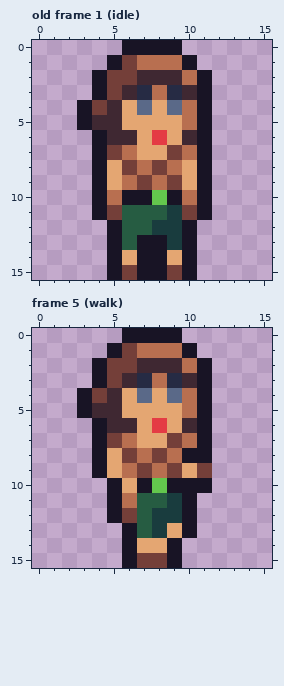
A pixel-art file gets an edit: assets/ase/hero.aseprite. Above, as it was before the edit.
16x16 pixels, 5 frames. Shown: old frame 1 (idle), frame 5 (walk). The commit also changed other frames, which this record leaves out.
After:
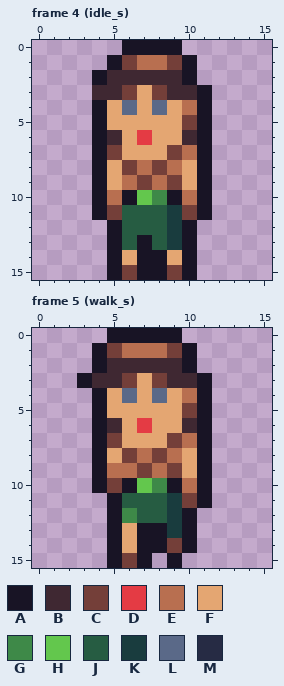
Palette (. is transparent): A #181425  B #3f2832  C #743f39  D #e43b44  E #b86f50  F #e4a672  G #3e8948  H #63c74d  J #265c42  K #193c3e  L #5a6988  M #262b44
A new or re-ordered frame is compared with the old frame closest to it.
Difference:
frames re-ordered
Frame 4 (idle_s) against old frame 1 (idle), layers "outline", "head", "shorts":
y 1: x 9 E -> C
y 2: x 5..6 CC -> BB; x 10..11 EA -> A.
y 3: x 4..9 ACBMEM -> BBCFCB
y 4: x 3..9 ACBFLFL -> .AFLFLF
y 5: x 3..5 ABB -> .AF; x 10 E -> C
y 6: x 6..8 BFD -> FDF
y 7: x 6 E -> F
y 10: x 7..8 AH -> HG
y 12: x 8 K -> J
y 13: x 8 A -> J
Frame 5 (walk_s):
y 0: x 5 . -> A
y 1: x 4..6 .AC -> ACE; x 9 E -> C
y 2: x 5..6 CC -> BB; x 10..11 EA -> A.
y 3: x 3..9 .ACBMEM -> ABBCFCB
y 4: x 3..9 ACBFLFL -> .AFLFLF
y 5: x 3..5 ABB -> .AF; x 10 E -> C
y 6: x 6..8 BFD -> FDF
y 7: x 6 E -> F
y 8: x 10 A -> F
y 9: x 5 F -> E; x 11 C -> A
y 10: x 4..8 .AFAH -> ACAHG; x 10 A -> E
y 11: x 6 E -> J; x 10..11 A. -> CA
y 12: x 6 C -> G; x 8 K -> J
y 13: x 5..9 .AJKF -> AFAAK
y 14: x 5..10 .AFFA. -> AFAACA
y 15: x 5..8 .ACC -> ACA.
